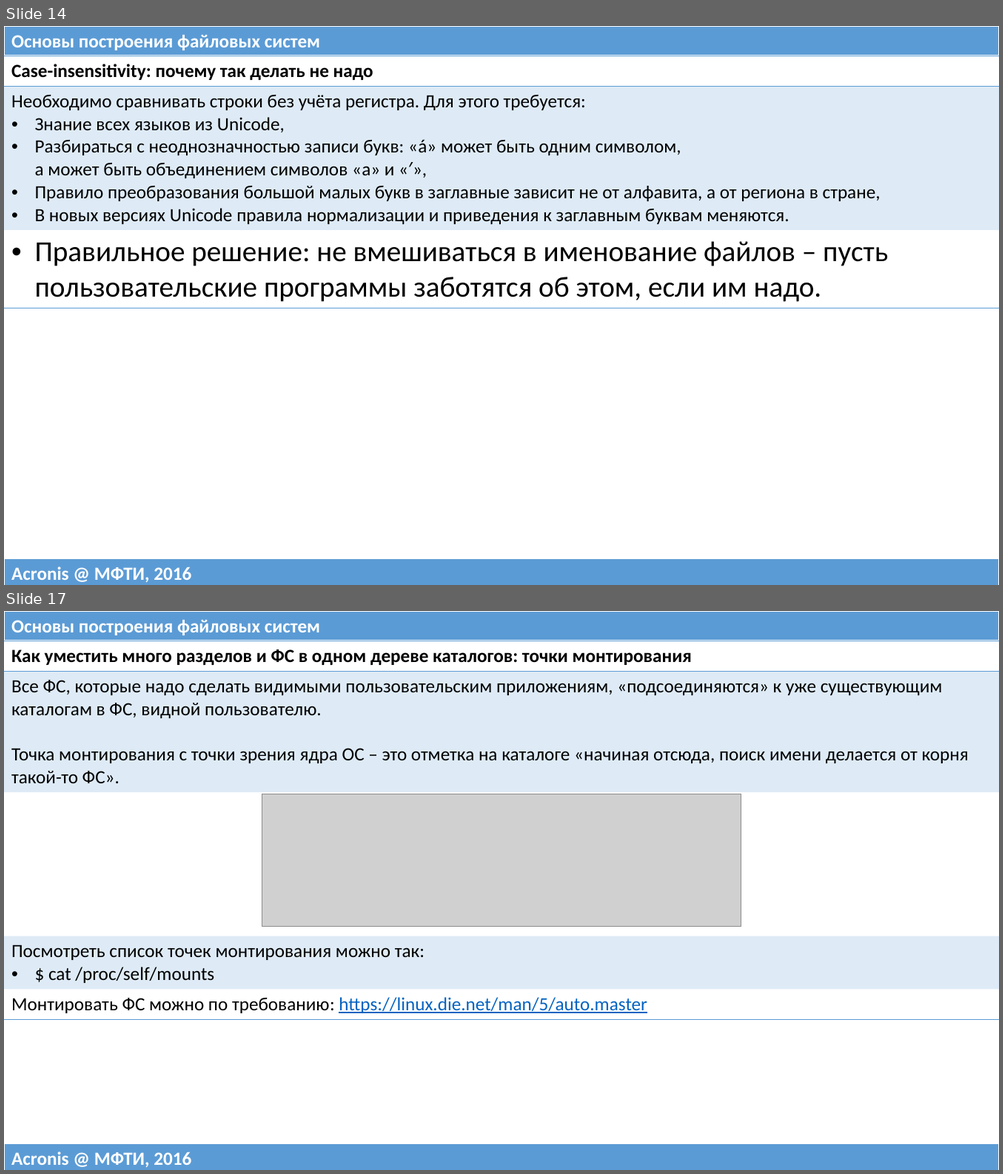
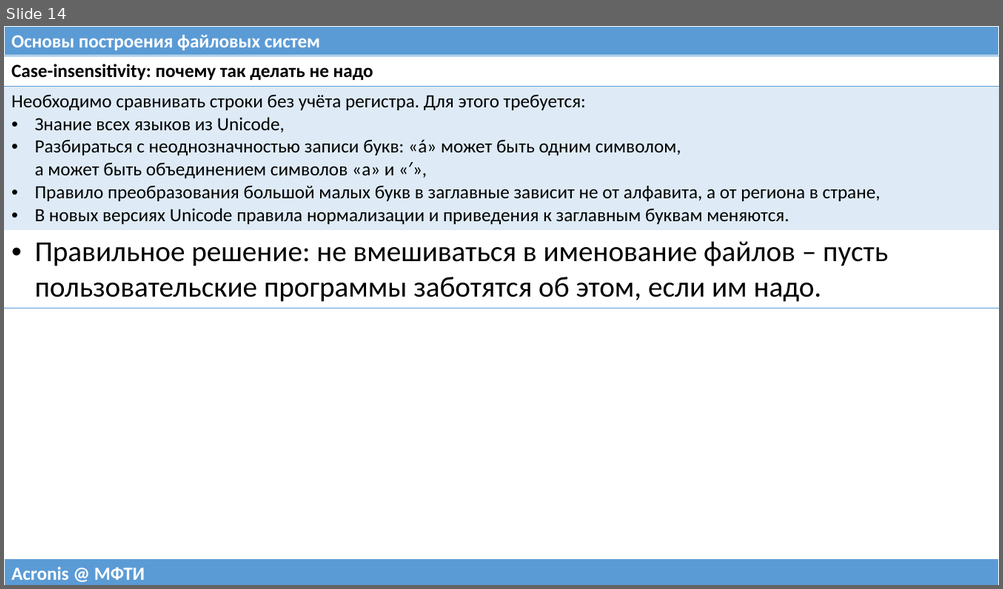
Before and after one commit to 75cc8545e7b021ed280ed0ef99fc7fc4/filesystems-101, a slide deck: talks/src/class01.pptx. Shown one above the other, each under a label of ours: slides 14 and 17 before the commit, slide 14 after it; the slides between them are not shown. The pictures are 1003x1174 and 1003x589 pixels, drawn with LibreOffice and Linux fonts; fonts in the diff are those of the drawing; grey boxes stand for pictures. Boxes give left, top, right and bottom in pixels: in the first picture for what was removed or moved away, otherwise in the second. Text is boxed around its words. In the diff, an @@ line names an element or a change of style, - is before the commit and + after.

```diff
--- a/talks/src/class01.pptx
+++ b/talks/src/class01.pptx
@@ slide 17 removed at [4,611,999,1170], background #FFFFFF @@
@@ table removed at [4,611,999,641], 1 rows, 1 columns @@
-Основы построения файловых систем
@@ table removed at [4,641,999,1017], 5 rows, 1 columns @@
-Как уместить много разделов и ФС в одном дереве каталогов: точки монтирования
-Все ФС, которые надо сделать видимыми пользовательским приложениям, «подсоединяются» к уже существующим каталогам в ФС, видной пользователю. / Точка монтирования с точки зрения ядра ОС – это отметка на каталоге «начиная отсюда, поиск имени делается от корня такой-то ФС».
-
-Посмотреть список точек монтирования можно так: / $ cat /proc/self/mounts
-Монтировать ФС можно по требованию: https://linux.die.net/man/5/auto.master
@@ picture removed at [262,795,741,927] @@
@@ table removed at [4,1144,999,1170], 1 rows, 1 columns @@
-Acronis @ МФТИ, 2016
@@ slide 14 changed as well @@
@@ table at [4,559,999,585] @@
-row 1, column 1: Acronis @ МФТИ, 2016
+row 1, column 1: Acronis @ МФТИ
```
Also in this commit, not shown: 13 other slides changed, 13 other slides removed, 3 other files.
